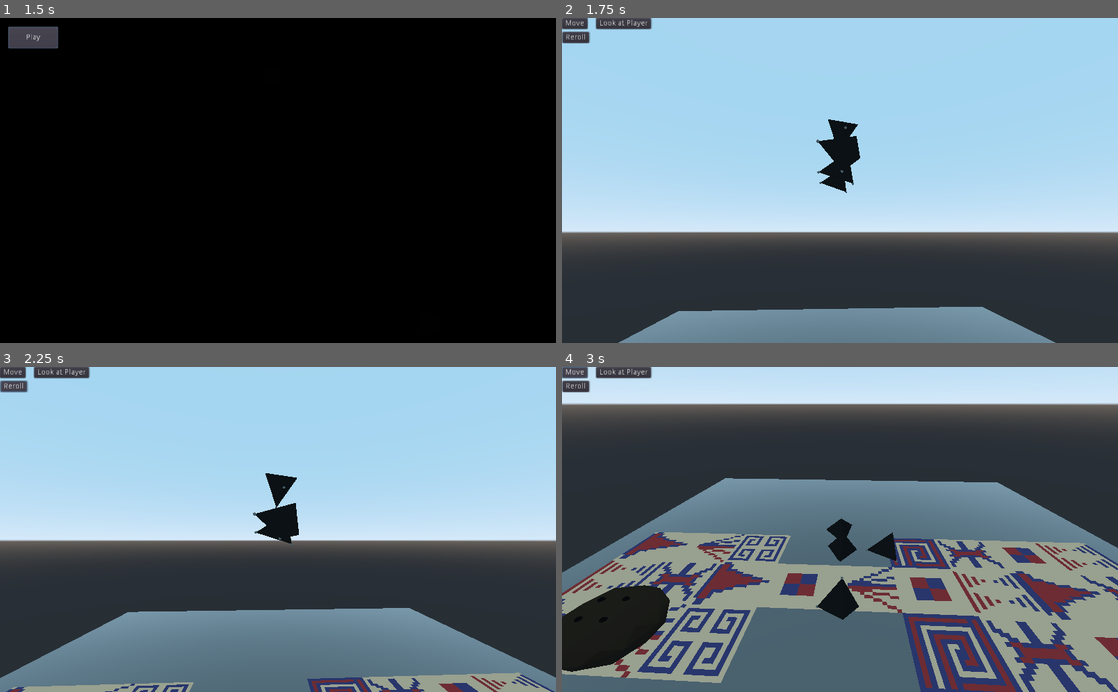
Above: before the commit, frames 1-4 (two rows, left to right).
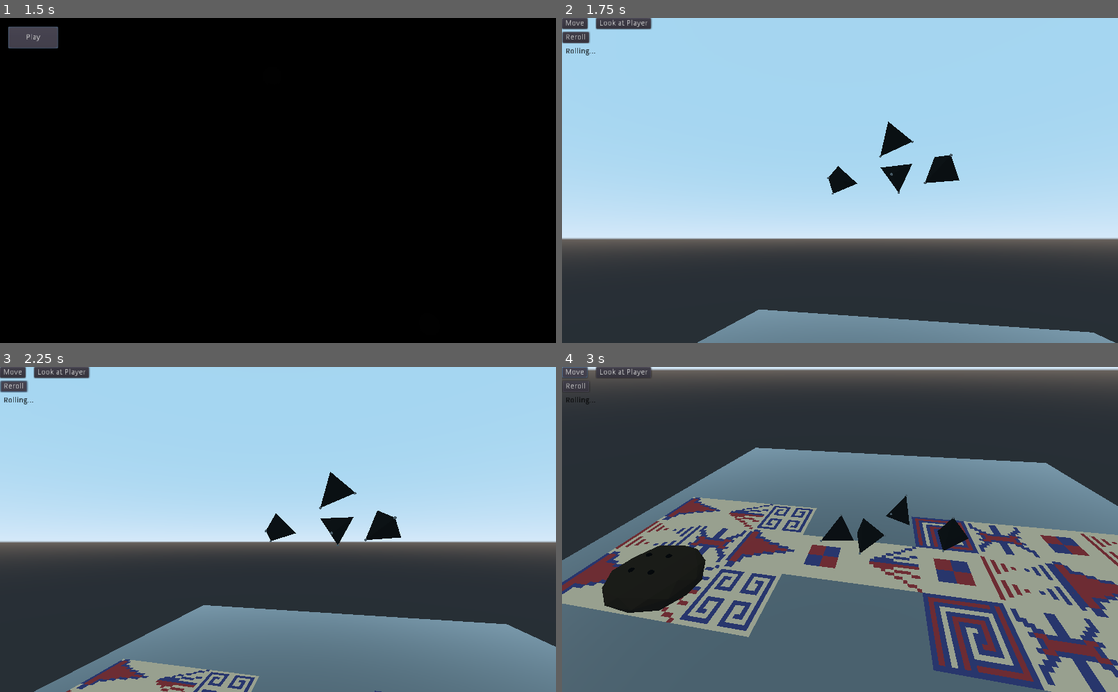
Above: after the commit, the same moments.

Repository: Dark-Energy-Studios/gwj42
Game: Godot game, scene res://demo/Menu.tscn
Two runs of this game, one before a commit and one after it. Both use one fixed random seed, a clock stepped at 60 frames per second and the inputs below.
Inputs:
- Up to frame 1 (1.5 s): click "Play" at 0.5 s; click "Play" at 1.25 s
- Up to frame 2 (1.75 s): no input
- Up to frame 3 (2.25 s): click "Reroll" at 2 s
- Up to frame 4 (3 s): click "Move" at 2.75 s

Frame 1 is identical in both runs. In frame 2, 7.5% of the frame differs, in the area x 0-100%, y 9-100%; in frame 3, 11%; in frame 4, 54%, in the area x 0-100%, y 0-100%.

Commit message:
Added label which indicates what number was rolled

Diff:
--- a/demo/Main.gd
+++ b/demo/Main.gd
@@ -37,10 +37,12 @@
 		var sum = 0
 		for num in rolled_numbers: sum += num
 		move(sum)
+		$Label.text = "You rolled a %d" % sum
 		rolled_numbers = []
 
 func reroll():
 	var dices = $Dices.get_children()
+	$Label.text = "Rolling..."
 	for i in range(0, len(dices)):
 		dices[i].global_transform.origin = initial_dice_positions[i]
 		dices[i].set_sleeping(false)
--- a/demo/Main.tscn
+++ b/demo/Main.tscn
@@ -22,16 +22,16 @@
 transform = Transform( 1, 0, 0, 0, 1, 0, 0, 0, 1, 2.343, 0, 0 )
 
 [node name="Dice1" parent="Dices" instance=ExtResource( 1 )]
-transform = Transform( 0.708463, 0.107081, -0.697577, 0.705748, -0.107493, 0.700261, 0, -0.988423, -0.151727, -0.575187, 3.16691, 0 )
+transform = Transform( 0.135545, -0.949677, -0.282387, 0.705748, -0.107493, 0.700261, -0.695376, -0.294211, 0.655662, -1.15994, 3.16691, -1.05936 )
 
 [node name="Dice2" parent="Dices" instance=ExtResource( 1 )]
-transform = Transform( 0.120792, 0.582452, 0.803841, -0.102175, -0.798174, 0.593699, 0.987406, -0.153846, -0.0369011, -1.55999, 3.8054, 0 )
+transform = Transform( 0.992276, -0.0395676, 0.117574, -0.102175, -0.798174, 0.593699, 0.0703528, -0.601127, -0.796052, -1.34835, 3.8054, -0.0927455 )
 
 [node name="Dice3" parent="Dices" instance=ExtResource( 1 )]
-transform = Transform( 1, 0, 0, 0, -0.233242, 0.972419, 0, -0.972419, -0.233242, -1.55999, 3.16691, 0 )
+transform = Transform( 0.191323, -0.954456, -0.228933, 0, -0.233242, 0.972419, -0.981527, -0.186046, -0.0446246, -1.34835, 3.16691, -0.0927455 )
 
 [node name="Dice4" parent="Dices" instance=ExtResource( 1 )]
-transform = Transform( 0.598339, -0.326776, -0.731579, 0.801243, 0.244024, 0.546316, 0, -0.913055, 0.407836, -2.23721, 3.16691, 0 )
+transform = Transform( 0.114476, -0.958708, 0.260334, 0.801243, 0.244024, 0.546316, -0.587286, 0.146051, 0.796093, -1.47792, 3.16691, 0.571964 )
 
 [node name="StaticBody" type="StaticBody" parent="."]
 transform = Transform( 5.787, 0, 0, 0, 1, 0, 0, 0, 5.114, 0, -0.483, 0 )
@@ -138,6 +138,17 @@
 stream = ExtResource( 5 )
 volume_db = -9.613
 
+[node name="Label" type="Label" parent="."]
+margin_left = 7.0
+margin_top = 55.0
+margin_right = 47.0
+margin_bottom = 69.0
+custom_colors/font_color = Color( 0, 0, 0, 1 )
+text = "Rolling..."
+__meta__ = {
+"_edit_use_anchors_": false
+}
+
 [connection signal="rolled" from="Dices/Dice1" to="." method="_on_dice_rolled"]
 [connection signal="rolled" from="Dices/Dice2" to="." method="_on_dice_rolled"]
 [connection signal="rolled" from="Dices/Dice3" to="." method="_on_dice_rolled"]
--- a/demo/Menu.tscn
+++ b/demo/Menu.tscn
@@ -601,7 +601,7 @@
 material/2 = null
 
 [node name="Dice3" type="MeshInstance" parent="."]
-transform = Transform( -0.254382, 1.86265e-07, -0.967104, -0.95041, -0.184999, 0.249991, -0.178913, 0.982739, 0.0470608, -4.11319, -1.27601, 0 )
+transform = Transform( -0.254382, 1.86265e-07, -0.967104, -0.95041, -0.184999, 0.249991, -0.178913, 0.982739, 0.0470607, -4.11319, -1.27601, 0 )
 visible = false
 mesh = ExtResource( 2 )
 material/0 = null
@@ -609,7 +609,7 @@
 material/2 = null
 
 [node name="Dice4" type="MeshInstance" parent="."]
-transform = Transform( 0.363835, -0.909545, -0.200873, 0.327989, -0.0767419, 0.941559, -0.871806, -0.408457, 0.270399, -1.67501, -2.18278, 0 )
+transform = Transform( 0.363835, -0.909545, -0.200873, 0.327989, -0.0767418, 0.941559, -0.871806, -0.408457, 0.270399, -1.67501, -2.18278, 0 )
 visible = false
 mesh = ExtResource( 2 )
 material/0 = null
